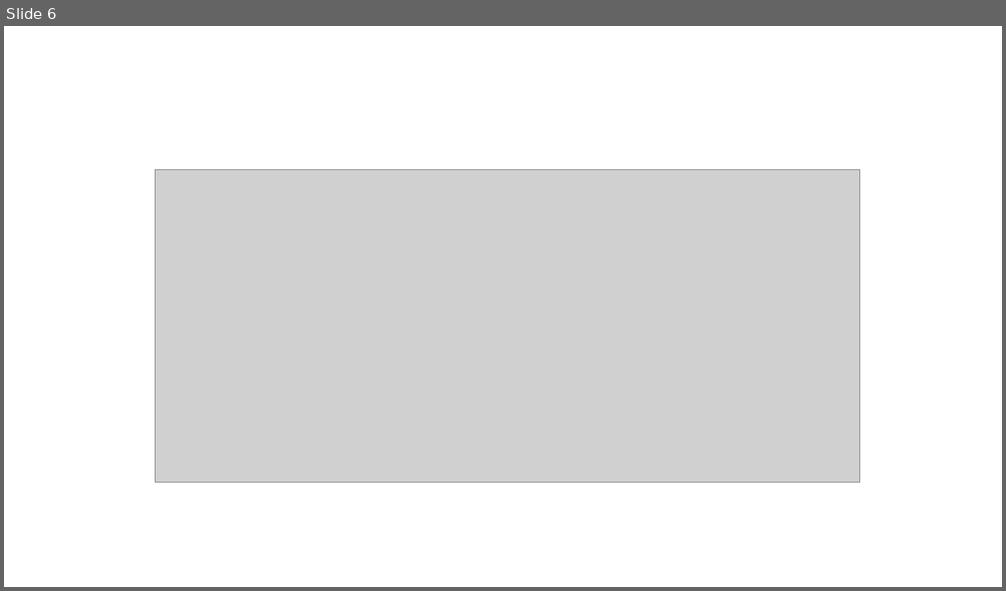
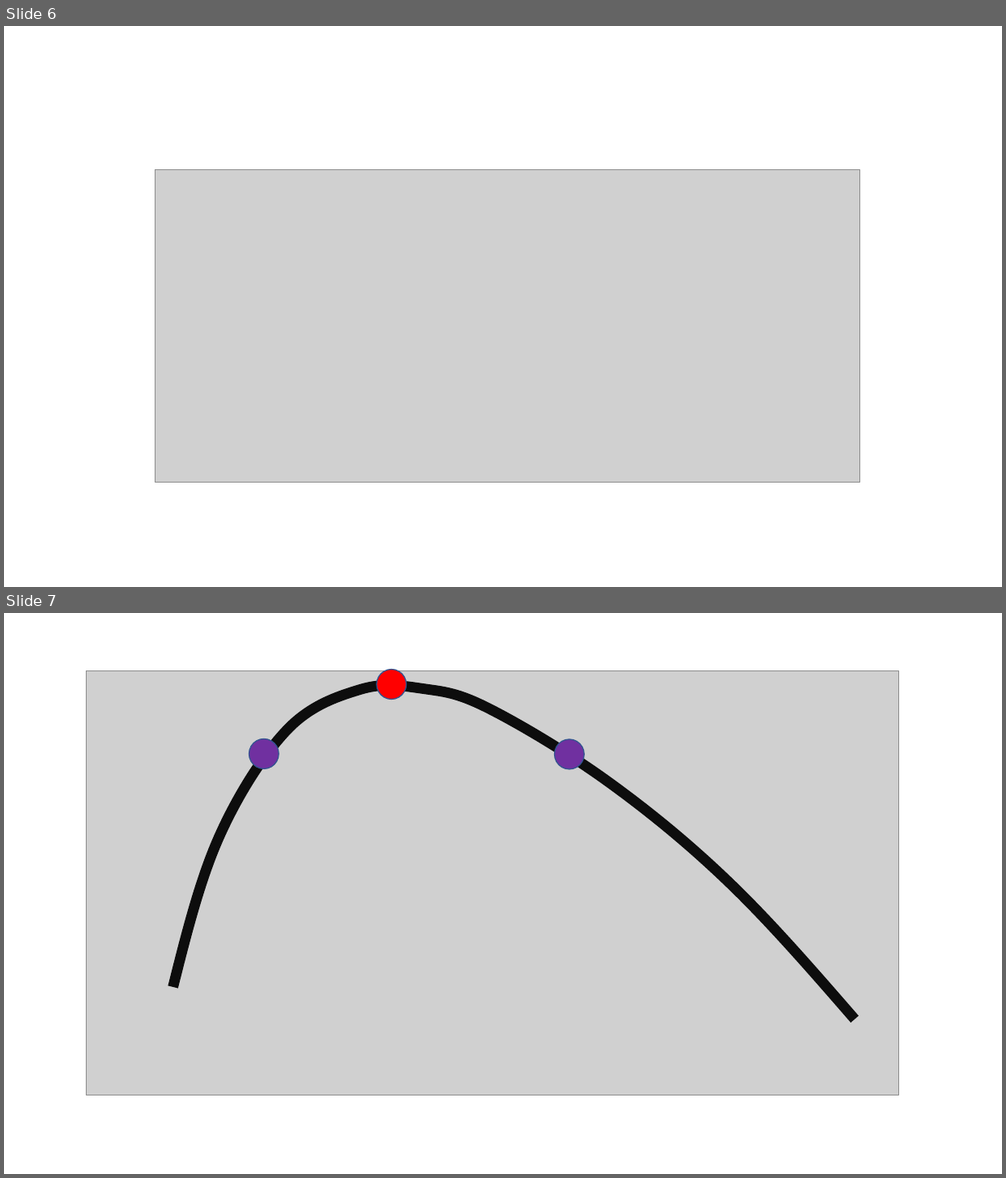
Before and after one commit to shcaba/Stock-Assessment-Learning-Tool, a slide deck: SALT_icons.pptx. Shown one above the other, each under a label of ours: slide 6 before the commit, slides 6 and 7 after it. The pictures are 1006x591 and 1006x1178 pixels, drawn with LibreOffice and Linux fonts; fonts in the diff are those of the drawing; grey boxes stand for pictures. Boxes give left, top, right and bottom in pixels: in the first picture for what was removed or moved away, otherwise in the second. Text is boxed around its words. In the diff, an @@ line names an element or a change of style, - is before the commit and + after.

```diff
--- a/SALT_icons.pptx
+++ b/SALT_icons.pptx
@@ slide 7 added at (4,613,1002,1174), background #FFFFFF @@
@@ picture added at (87,671,898,1095) @@
@@ ellipse added at (377,669,407,699), fill #FF0000, outline #325491 1 pt @@
@@ freeform shape added at (173,686,855,1020), outline #0D0D0D 10 pt @@
@@ ellipse added at (249,739,279,769), fill #7030A0, outline #325491 1 pt @@
@@ ellipse added at (554,739,584,769), fill #7030A0, outline #325491 1 pt @@
```
Also in this commit, not shown: 7 other files.
